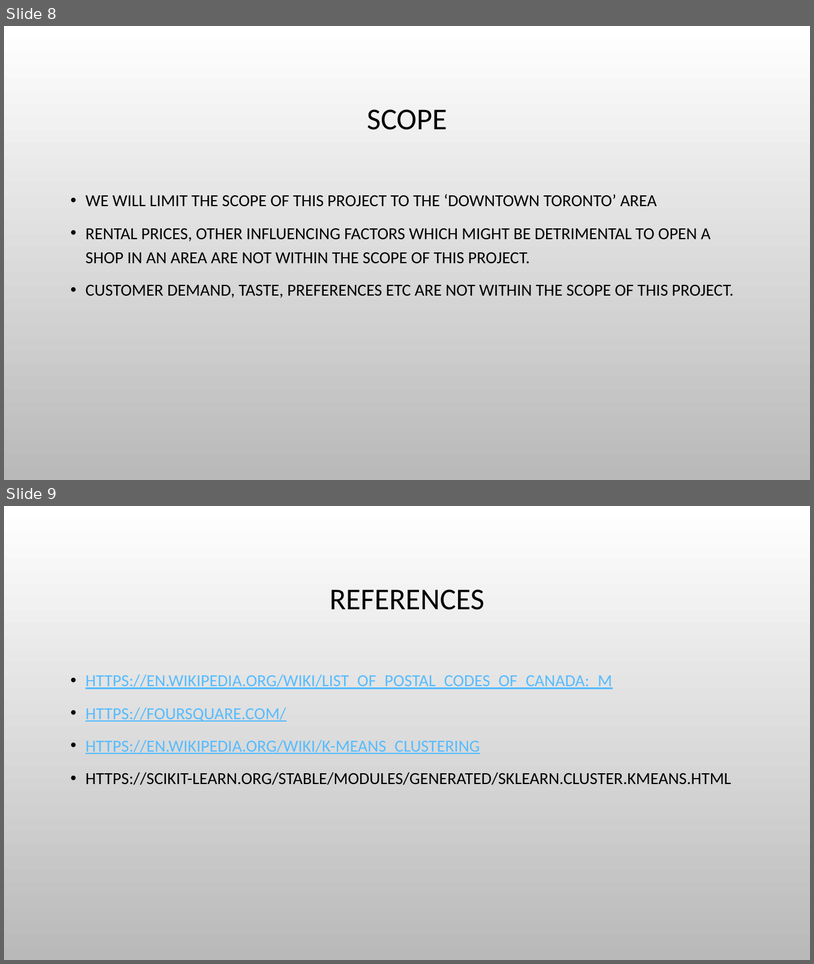
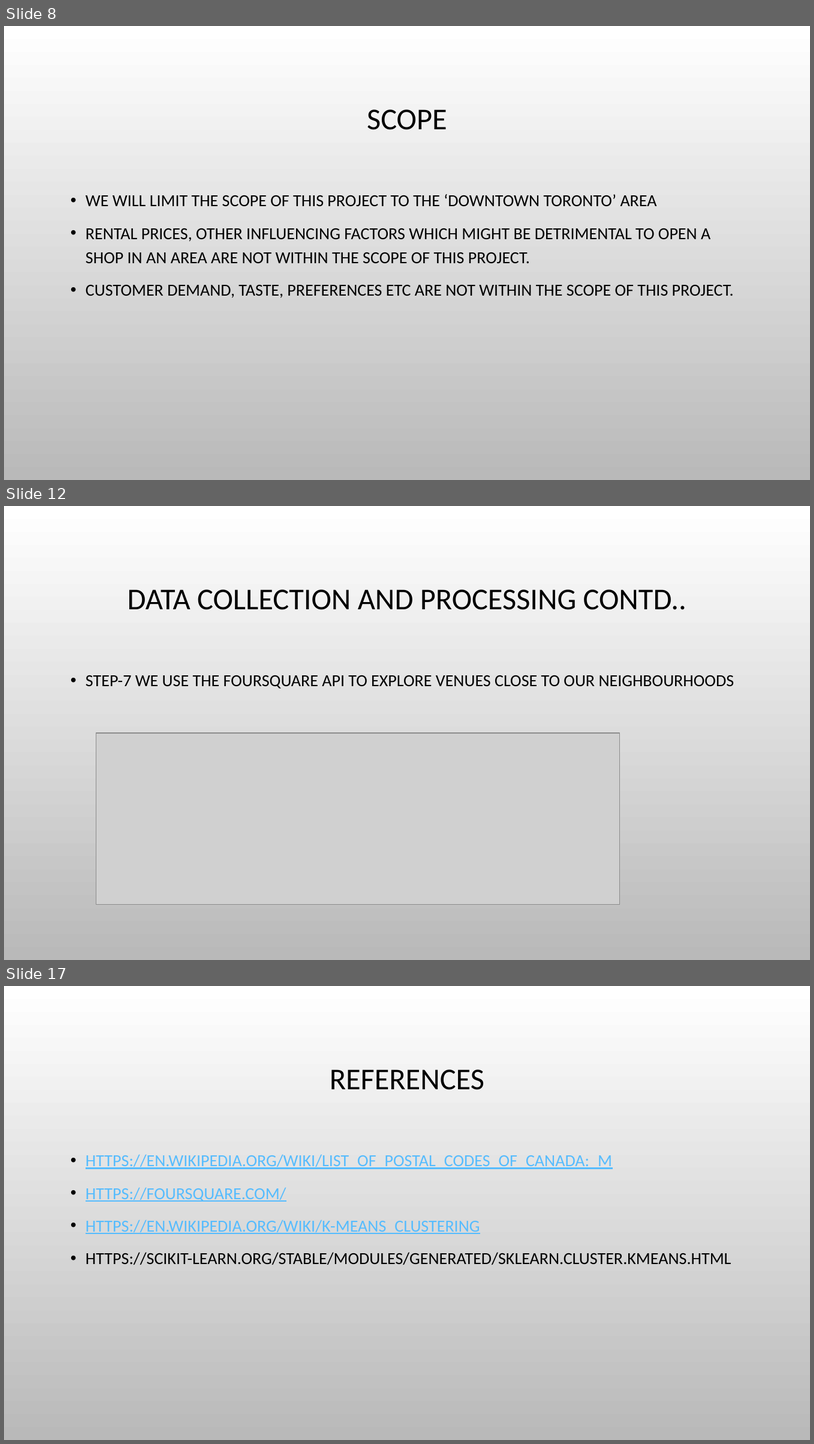
Before and after one commit to liyanshu09/Capstone-Project, a slide deck: IBM DataSCIENCE CAPTSTONE Project.pptx. Shown one above the other, each under a label of ours: slides 8 and 9 before the commit, slides 8, 12 and 17 after it; the slides between them are not shown. The pictures are 814x964 and 814x1444 pixels, drawn with LibreOffice and Linux fonts; fonts in the diff are those of the drawing; grey boxes stand for pictures; background and template pictures are left out. Boxes give left, top, right and bottom in pixels: in the first picture for what was removed or moved away, otherwise in the second. Text is boxed around its words. In the diff, an @@ line names an element or a change of style, - is before the commit and + after.

```diff
--- a/IBM DataSCIENCE CAPTSTONE Project.pptx
+++ b/IBM DataSCIENCE CAPTSTONE Project.pptx
@@ slide 12 added at [4,506,810,960], background picture (left out) @@
@@ title added at [128,589,687,610], 36 pt, text #000000 @@
+DATA COLLECTION AND PROCESSING CONTD..
@@ text added at [86,675,735,688], 20 pt, text #000000 @@
+• STEP-7 WE USE THE FOURSQUARE API TO EXPLORE VENUES CLOSE TO OUR NEIGHBOURHOODS
@@ picture added at [96,733,620,904] @@
@@ what was slide 9 is now slide 17 @@
```
Also in this commit, not shown: 7 other slides added.
